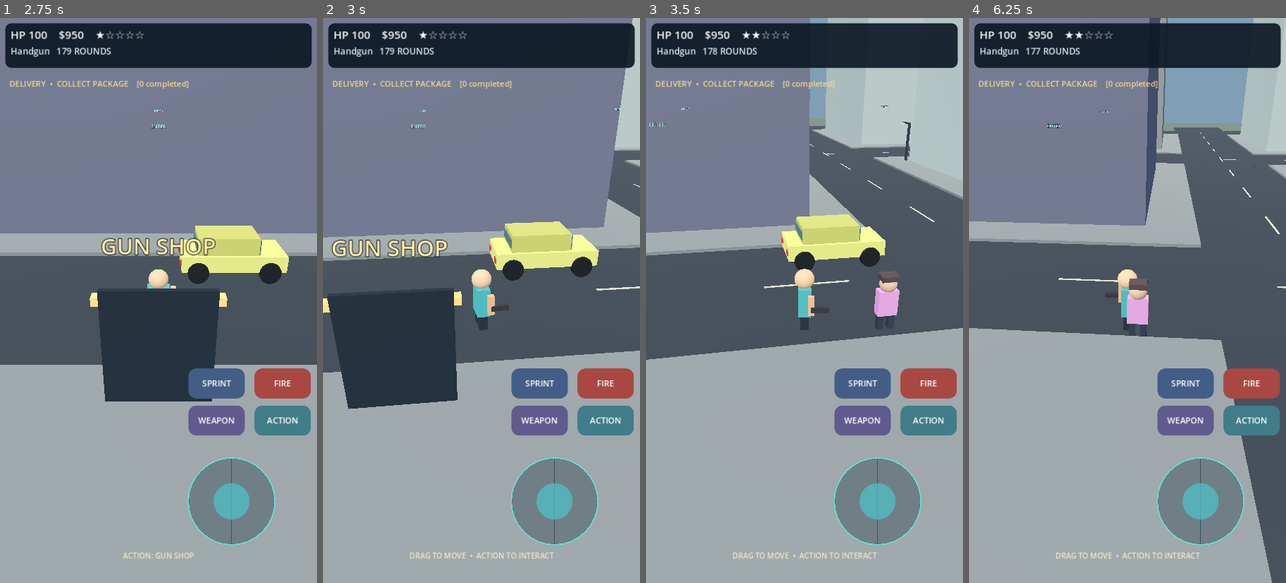
Above: before the commit, frames 1-4 (left to right).
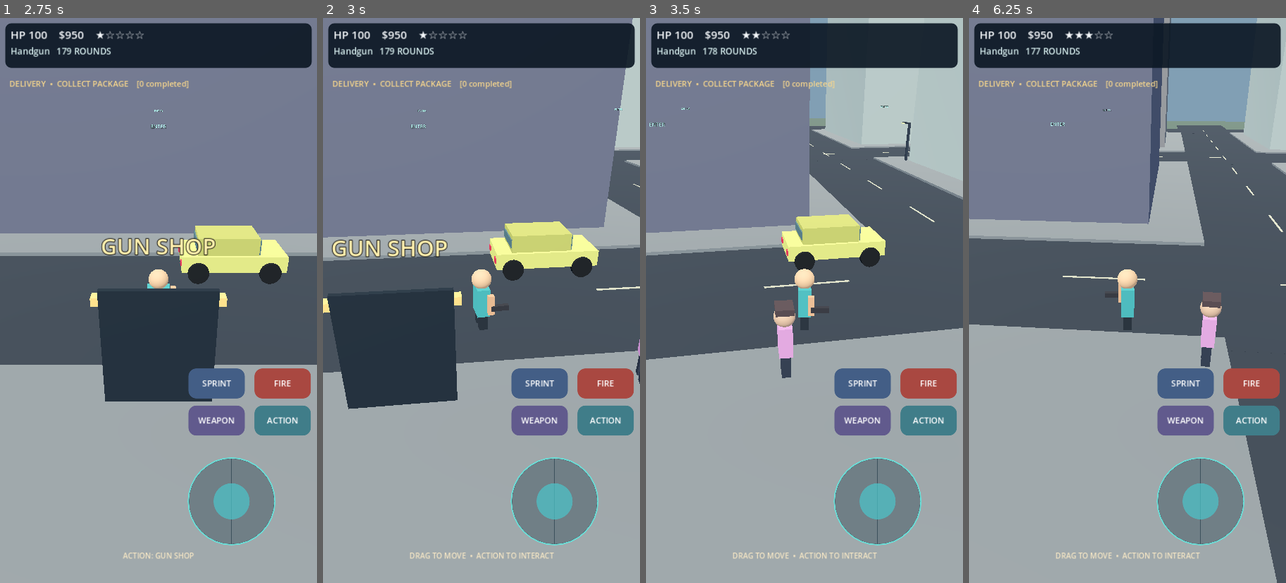
Above: after the commit, the same moments.

Repository: shejklgaia-png/Gt_a_like_game
Game: Godot game, scene res://scenes/main.tscn
The game is run twice, just before and just after one commit, with the same random seed, the same clock (stepped at 60 frames per second) and the same inputs.
Inputs (mouse positions are in pixels of both pictures, inside the frame that each line leads up to):
- Up to frame 1 (2.75 s): click "FIRE" at 0.5 s; click "ACTION" at 1.25 s; click "SPRINT" at 2 s
- Up to frame 2 (3 s): tap Enter at 2.75 s; move the mouse to (551, 272) at 2.77 s; hold D from 2.78 s (still down); hold Shift from 2.78 s (still down); click (551, 272) at 2.92 s
- Up to frame 3 (3.5 s): keep holding D; keep holding Shift; tap Space at 3.02 s
- Up to frame 4 (6.25 s): release D at 3.5 s; release Shift at 3.5 s; drag from (1064, 328) to (1111, 413) at 3.52 s; move the mouse to (1159, 176) at 4.27 s; hold D 4.28-5 s; tap F at 4.35 s; drag from (1111, 413) to (1032, 215) at 5.02 s; move the mouse to (1222, 385) at 5.77 s; hold A from 5.78 s (still down); tap Tab at 5.85 s; tap Space at 6.02 s

Frame 1 is identical in both runs. In frame 2, less than 0.1% of the frame differs, in the area x 98-100%, y 56-65%; in frame 3, 1.1%; in frame 4, 4.6%, in the area x 0-100%, y 0-100%.

Commit message:
Keep pedestrian navigation on sidewalks rather than walking into buildings

Diff:
--- a/scripts/city.gd
+++ b/scripts/city.gd
@@ -116,7 +116,7 @@
 			person.position = Vector3(v + 6.35, 0.13, along)
 		else:
 			person.position = Vector3(along, 0.13, v + 6.35)
-		person.setup(false, person.position, seed_number)
+		person.setup(false, person.position, seed_number, i % 2)
 		person_root.add_child(person)
 		people.append(person)
 
